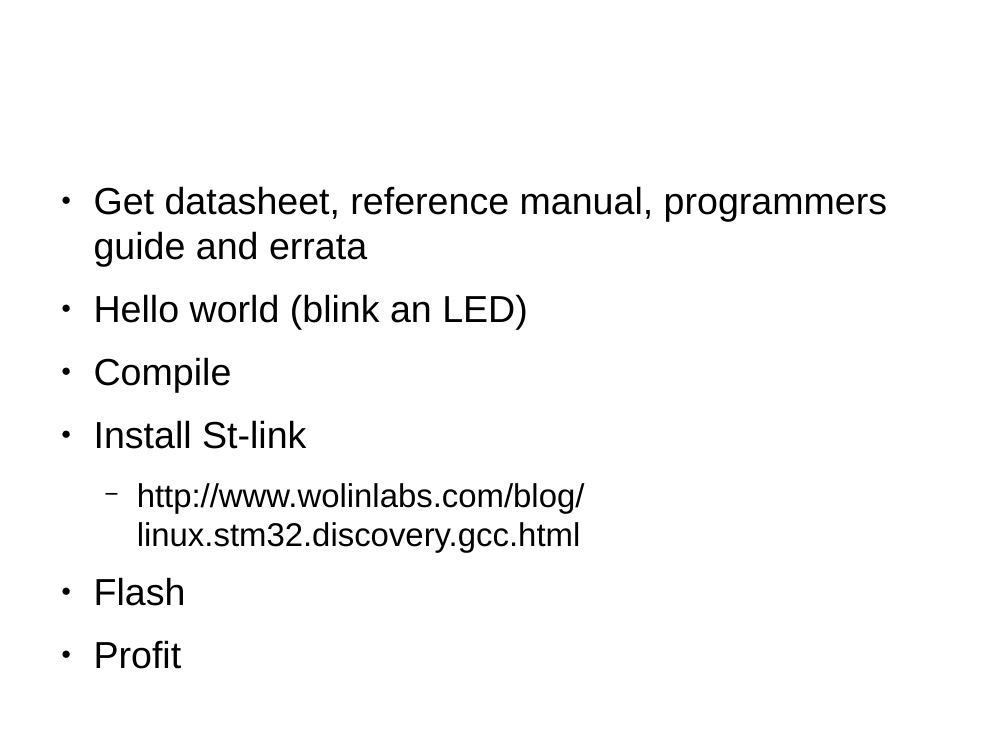
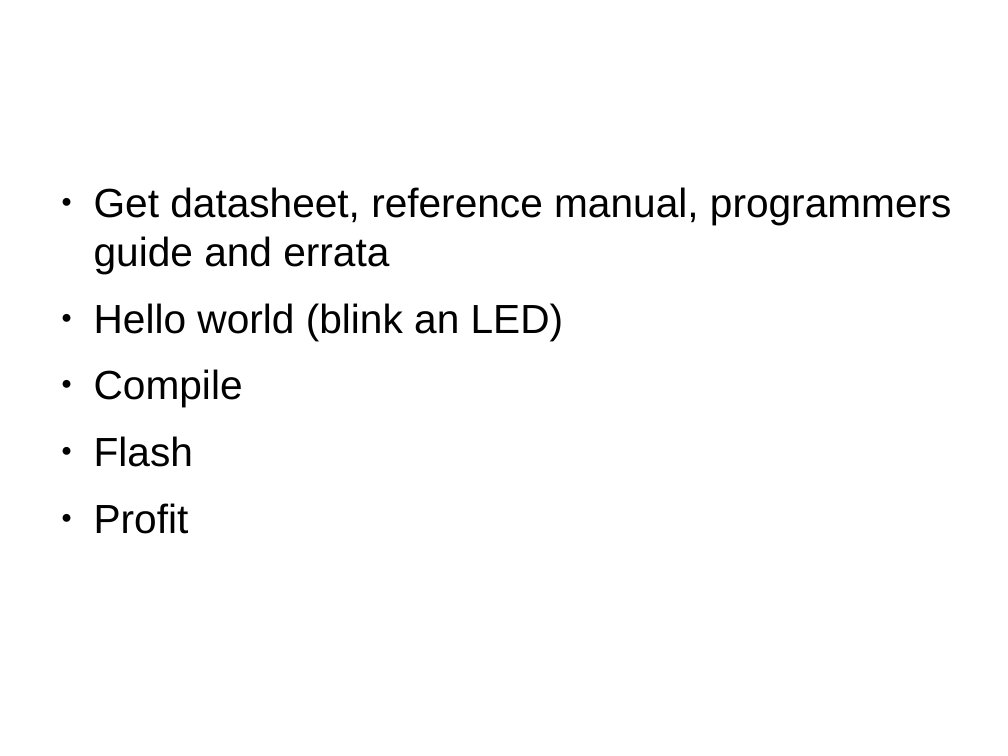
Before and after one commit to muccc/arm-workshop, a slide deck: slide 18 of arm-workshop.odp (slide 19 before the commit). Drawn at 1008x756 pixels with LibreOffice and Linux fonts; fonts in the diff are those of the drawing. Boxes give left, top, right and bottom in pixels: in the first picture for what was removed or moved away, otherwise in the second. Text is boxed around its words. In the diff, an @@ line names an element or a change of style, - is before the commit and + after.

```diff
--- a/arm-workshop.odp
+++ b/arm-workshop.odp
@@ text "Get datasheet, reference manual, programmers ..." at (x1=94, y1=187, x2=952, y2=534): size 29.6 to 32 pt @@
@@ text at (x1=94, y1=420, x2=585, y2=553): paragraphs removed @@
-● Install St-link
-  − http://www.wolinlabs.com/blog/linux.stm32.discovery.gcc.html
```
Also in this commit, not shown: 7 other slides changed, 1 slide added, 2 slides removed.
